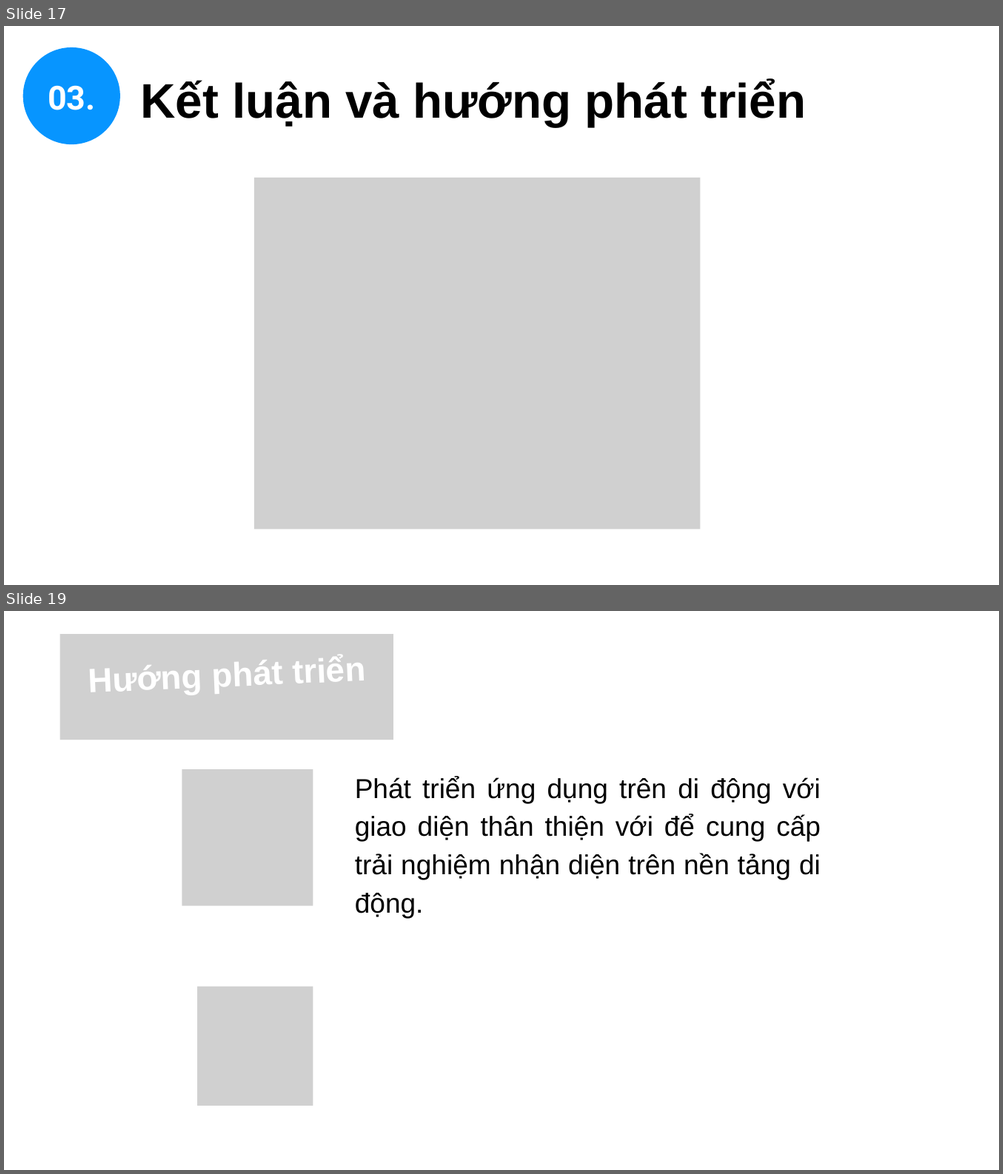
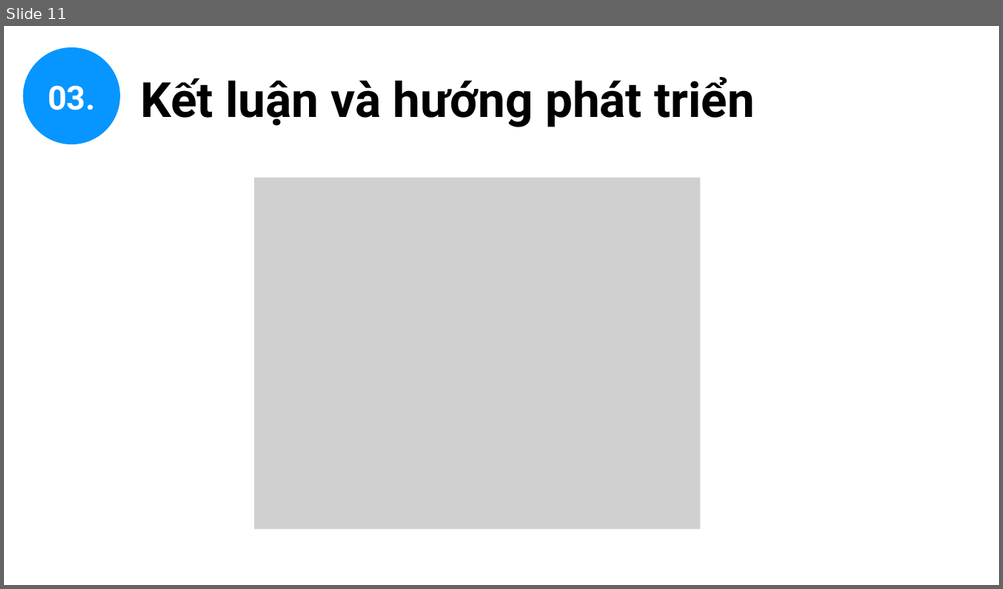
Before and after one commit to URMySunshinee/cn-da21ttc-letructin-forum-laravel, a slide deck: thesis/abs/PPT Báo Cáo CN.pptx. Shown one above the other, each under a label of ours: slides 17 and 19 before the commit, slide 11 after it; the slides between them are not shown. The pictures are 1003x1174 and 1003x589 pixels, drawn with LibreOffice and Linux fonts; fonts in the diff are those of the drawing; grey boxes stand for pictures. Boxes give left, top, right and bottom in pixels: in the first picture for what was removed or moved away, otherwise in the second. Text is boxed around its words. In the diff, an @@ line names an element or a change of style, - is before the commit and + after.

```diff
--- a/thesis/abs/PPT Báo Cáo CN.pptx
+++ b/thesis/abs/PPT Báo Cáo CN.pptx
@@ slide 19 removed at <box>4,611,999,1170</box>, background #FFFFFF @@
@@ picture removed at <box>60,634,393,740</box> @@
@@ text removed at <box>81,640,373,697</box> @@
-Hướng phát triển
@@ picture removed at <box>182,769,313,906</box> @@
@@ text removed at <box>355,777,820,918</box> @@
-Phát triển ứng dụng trên di động với giao diện thân thiện với để cung cấp trải nghiệm nhận diện trên nền tảng di động.
@@ picture removed at <box>197,986,313,1106</box> @@
@@ what was slide 17 is now slide 11 @@
@@ slide 11 changed as well @@
@@ text "Kết luận và hướng phát ..." at <box>140,77,754,127</box>: font Arial to Roboto @@
```
Also in this commit, not shown: 9 other slides changed, 4 slides added, 9 other slides removed, 2 other files.
